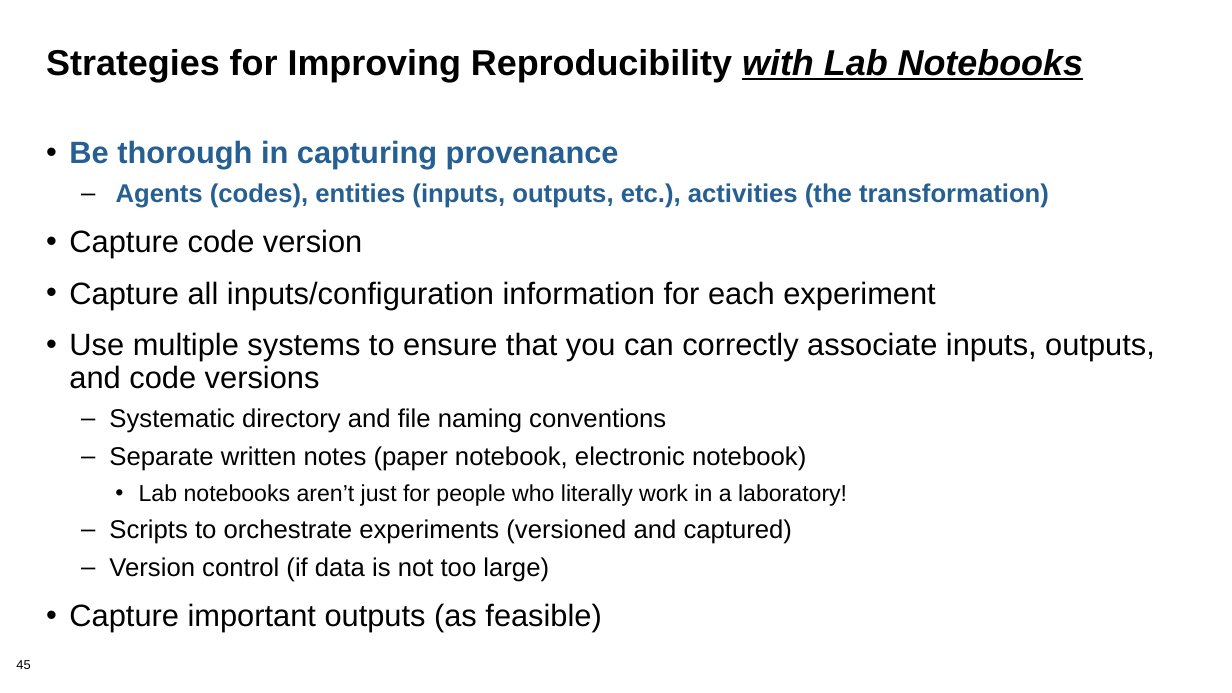
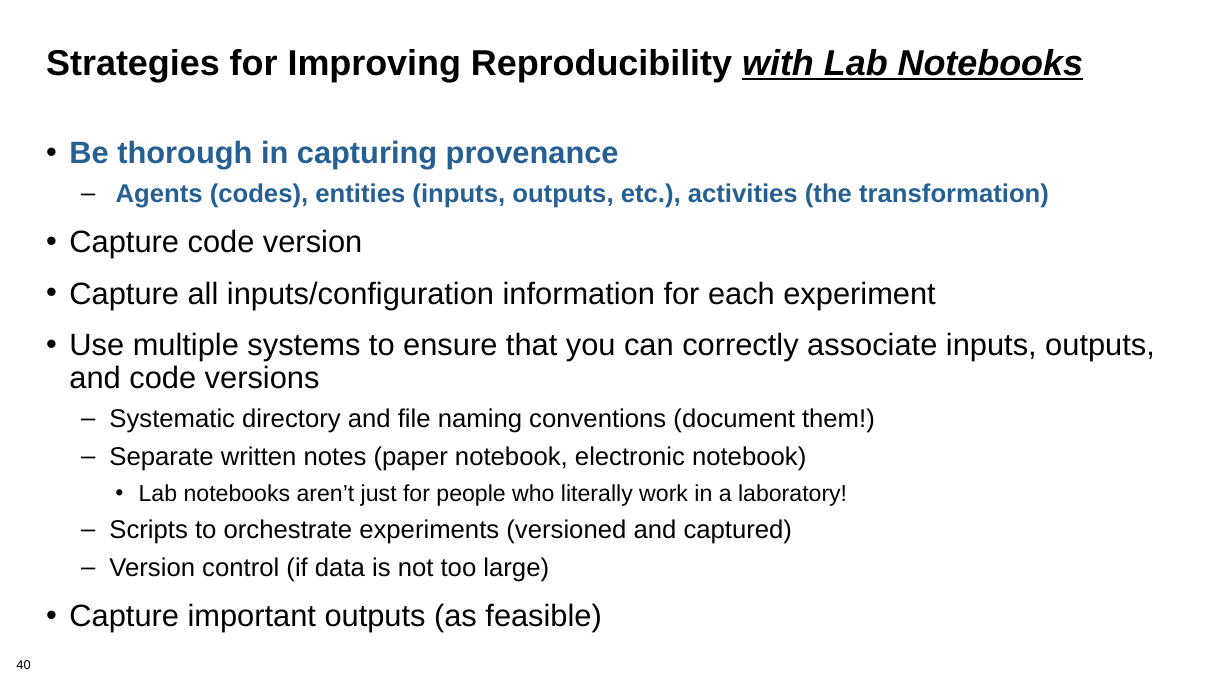
Before and after one commit to bssw-tutorial/presentations, a slide deck: slide 40 of repro-notebooks.pptx (slide 45 before the commit). Drawn at 1232x693 pixels with LibreOffice and Linux fonts; fonts in the diff are those of the drawing. Boxes give left, top, right and bottom in pixels: in the first picture for what was removed or moved away, otherwise in the second. Text is boxed around its words. In the diff, an @@ line names an element or a change of style, - is before the commit and + after.

Commit message:
Refinements to repro-notebooks presentation

```diff
--- a/repro-notebooks.pptx
+++ b/repro-notebooks.pptx
@@ text at bbox=[109, 408, 875, 433]: text changed @@
-  – Systematic directory and file naming conventions
+  – Systematic directory and file naming conventions (document them!)
@@ page number at bbox=[16, 660, 30, 669]: text changed @@
-45
+40
```
Also in this commit, not shown: 14 other slides changed, 5 slides removed.
